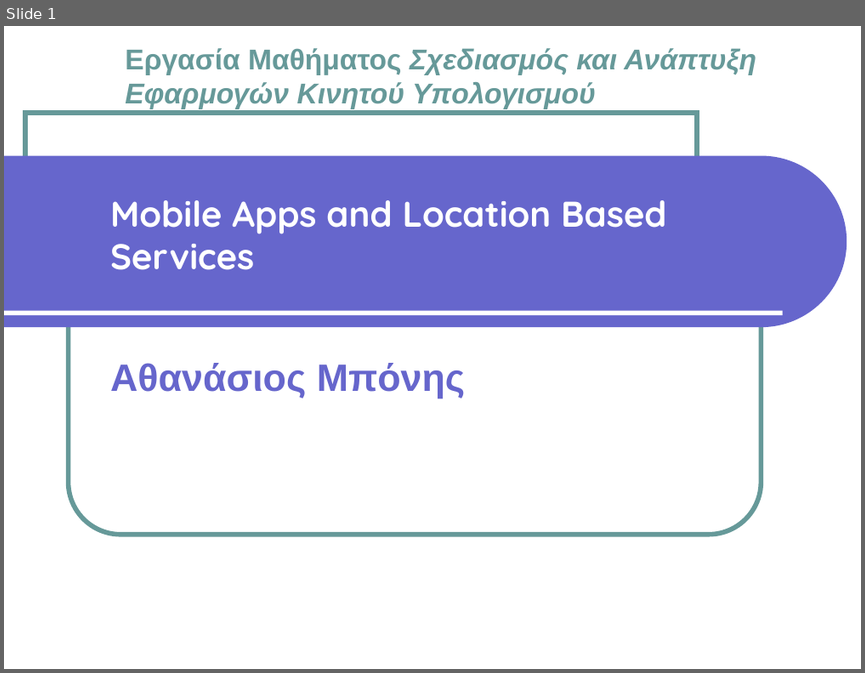
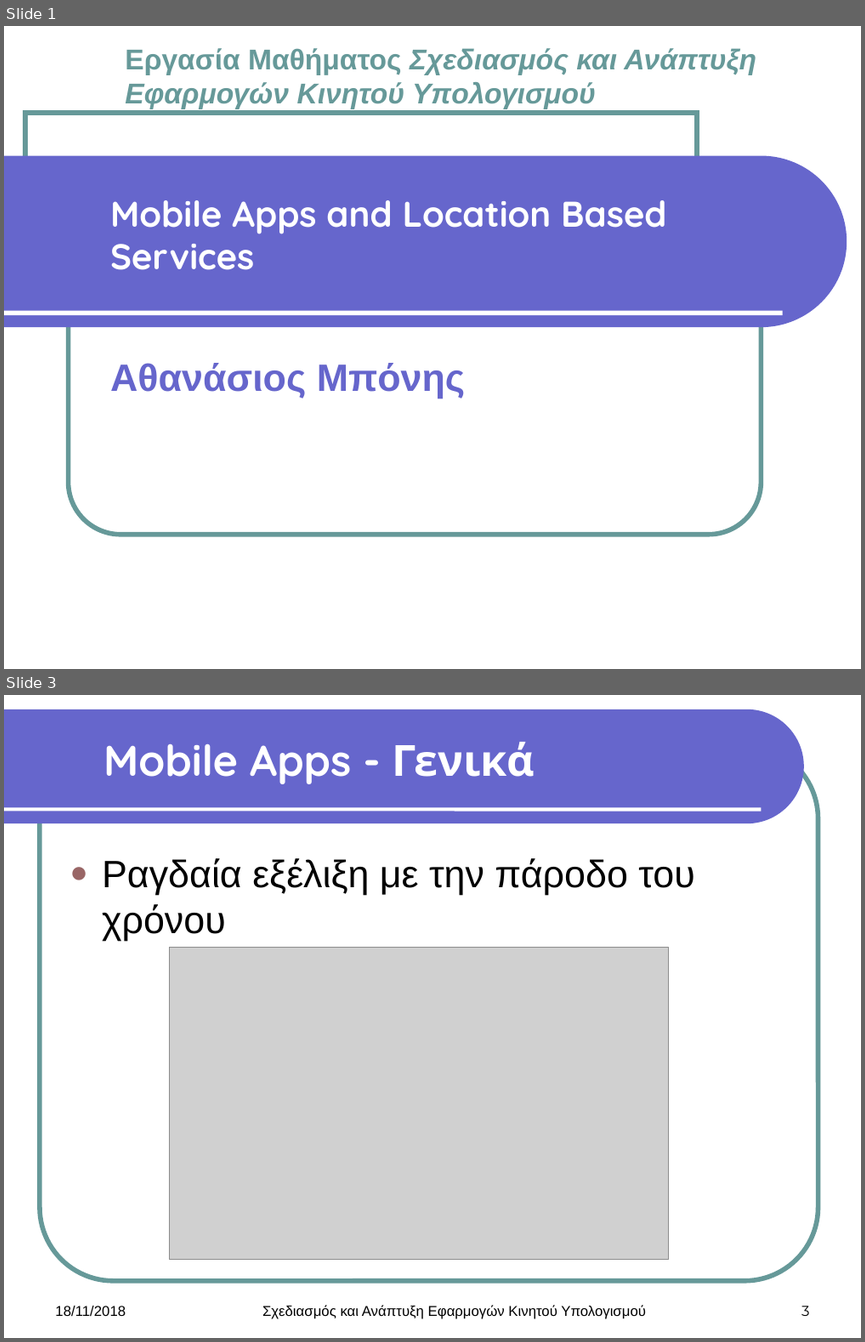
Before and after one commit to AthanCB/Design-and-development-of-mobile-computing, a slide deck: Theory Assignment/Mobile Apps and Location Based Services.pptx. Shown one above the other, each under a label of ours: slide 1 before the commit, slides 1 and 3 after it; the slides between them are not shown. The pictures are 865x673 and 865x1342 pixels, drawn with LibreOffice and Linux fonts; fonts in the diff are those of the drawing; grey boxes stand for pictures; background and template pictures are left out. Boxes give left, top, right and bottom in pixels: in the first picture for what was removed or moved away, otherwise in the second. Text is boxed around its words. In the diff, an @@ line names an element or a change of style, - is before the commit and + after.

```diff
--- a/Theory Assignment/Mobile Apps and Location Based Services.pptx
+++ b/Theory Assignment/Mobile Apps and Location Based Services.pptx
@@ slide 3 added at (x1=4, y1=695, x2=861, y2=1338), background #FFFFFF @@
@@ freeform shape added at (x1=4, y1=709, x2=803, y2=823), fill #6666CC @@
@@ rounded rectangle added at (x1=40, y1=744, x2=818, y2=1280), outline #669999 4 pt @@
@@ title added at (x1=103, y1=742, x2=534, y2=784), 36 pt, text #FFFFFF, bold @@
+Mobile Apps - Γενικά
@@ line added from (4, 809) to (760, 809), #FFFFFF 3 pt @@
@@ text added at (x1=102, y1=858, x2=694, y2=940), 32 pt, text #000000 @@
+● Ραγδαία εξέλιξη με την πάροδο του χρόνου
@@ picture added at (x1=170, y1=947, x2=669, y2=1259) @@
@@ text added at (x1=55, y1=1305, x2=126, y2=1316), 12 pt, text #000000 @@
+18/11/2018
@@ text added at (x1=262, y1=1304, x2=646, y2=1319), 12 pt, text #000000 @@
+Σχεδιασμός και Ανάπτυξη Εφαρμογών Κινητού Υπολογισμού
@@ page number added at (x1=801, y1=1305, x2=809, y2=1315), 12 pt, text #000000 @@
+3
```
Also in this commit, not shown: 14 other slides added, 1 slide removed, 16 other files.
